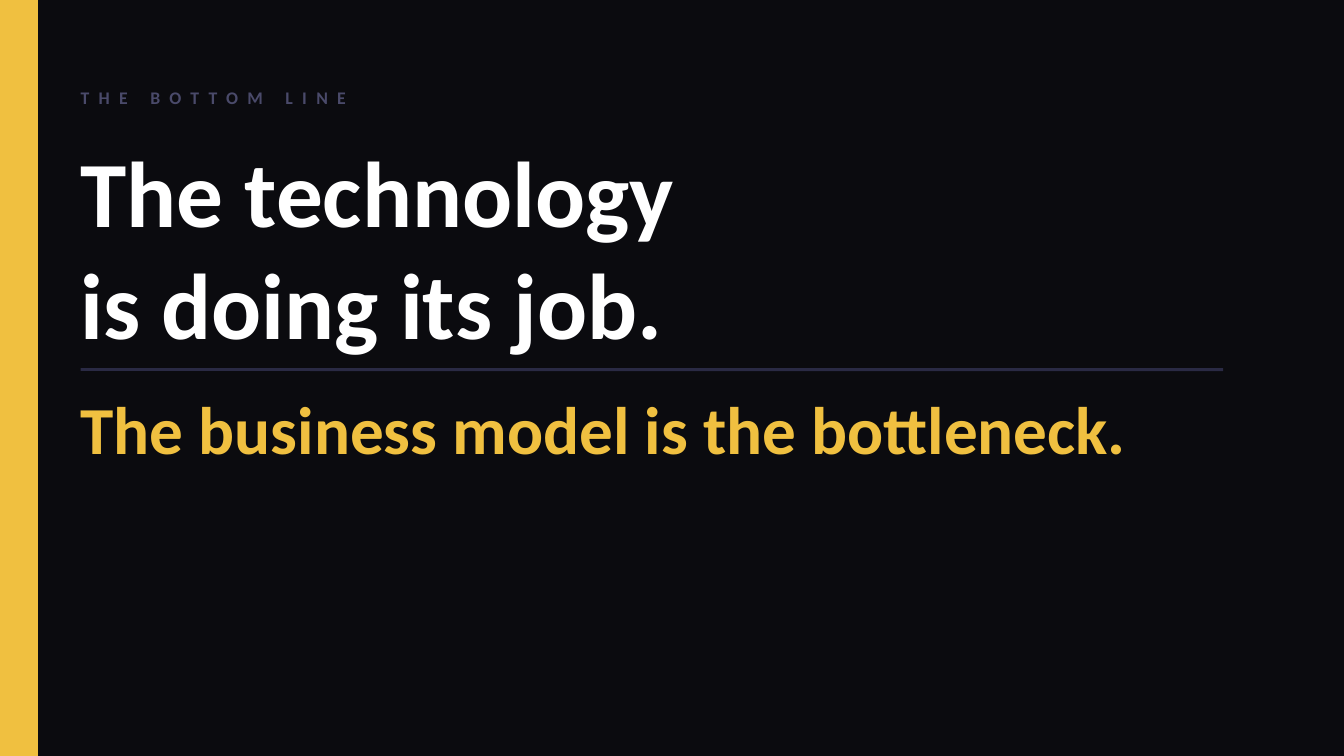
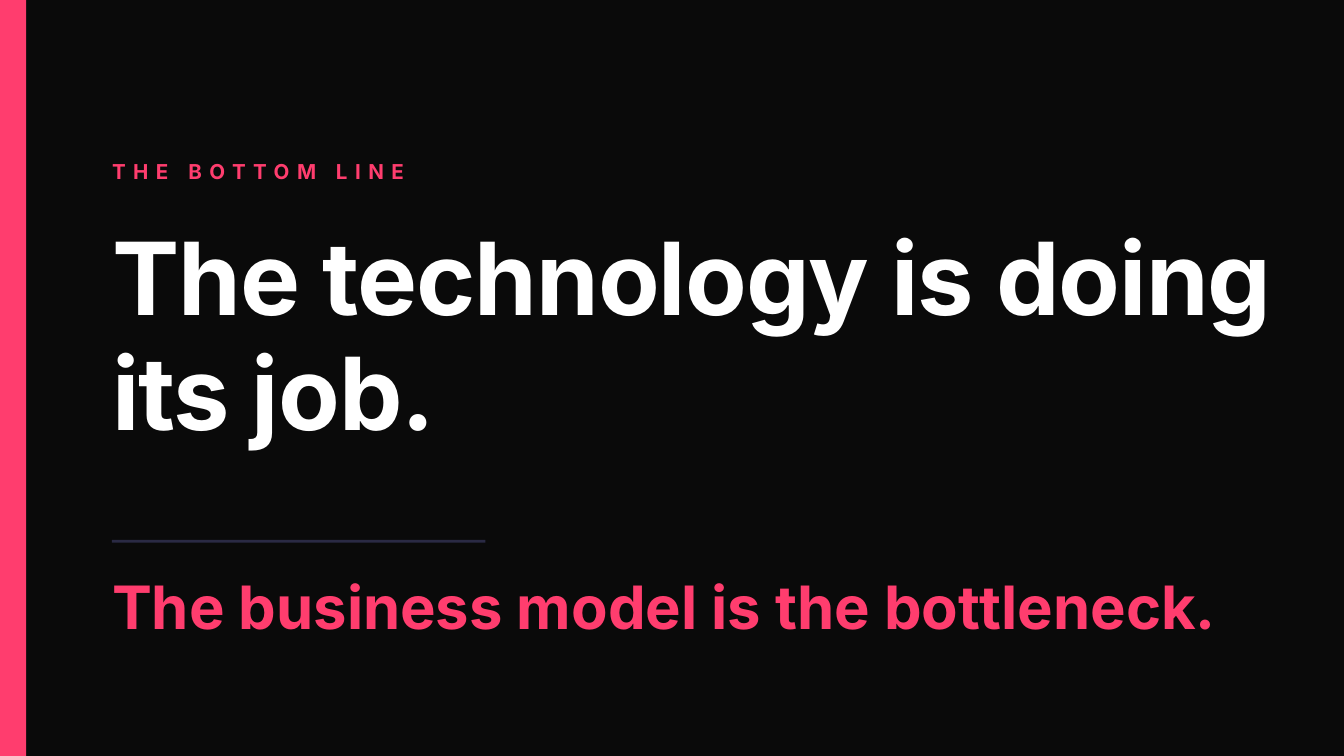
Before and after one commit to tabbba/Machine-Learning-810161, a slide deck: slide 15 of ai_productivity_alkemy_final.pptx. Drawn at 1344x756 pixels with LibreOffice and Linux fonts; fonts in the diff are those of the drawing. Boxes give left, top, right and bottom in pixels: in the first picture for what was removed or moved away, otherwise in the second. Text is boxed around its words. In the diff, an @@ line names an element or a change of style, - is before the commit and + after.

```diff
--- a/ai_productivity_alkemy_final.pptx
+++ b/ai_productivity_alkemy_final.pptx
@@ background #0B0B0F to #0A0A0A @@
@@ rectangle: place and size @@
-rectangle at (0, 0, 38, 755)
+rectangle at (0, 0, 26, 755)
@@ rectangle at (0, 0, 26, 755): fill #F0C040 to #FF3D6E; outline #F0C040 1 pt to none @@
@@ text "THE BOTTOM LINE": place and size @@
-text "THE BOTTOM LINE" at (81, 161, 224, 228)
+text "THE BOTTOM LINE" at (112, 164, 404, 180)
@@ text "THE BOTTOM LINE" at (112, 164, 404, 180): size 9.5 to 11 pt, font Calibri to Inter, text colour #4A4A6A to #FF3D6E, letter spacing 5 to 4 pt @@
@@ text at (112, 237, 1271, 451): text changed; size 50 to 54 pt; font Calibri to Inter @@
-The technology
-is doing its job.
+The technology is doing its job.
@@ line removed from (81, 370) to (1223, 370) @@
@@ line added from (112, 542) to (485, 542), #2A2A44 1.5 pt @@
@@ text "The business model is the ...": place and size @@
-text "The business model is the ..." at (81, 407, 1125, 455)
+text "The business model is the ..." at (112, 583, 1216, 630)
@@ text "The business model is the ..." at (112, 583, 1216, 630): size 36 to 32 pt, font Calibri to Inter, text colour #F0C040 to #FF3D6E @@
```
Also in this commit, not shown: 14 other slides changed, 2 other files.
